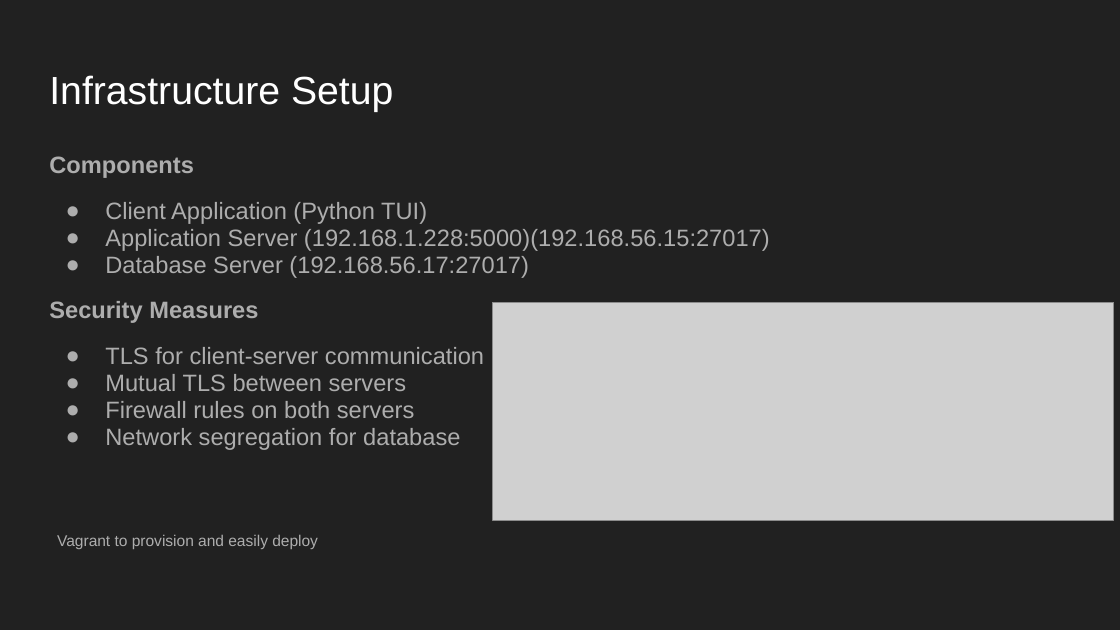
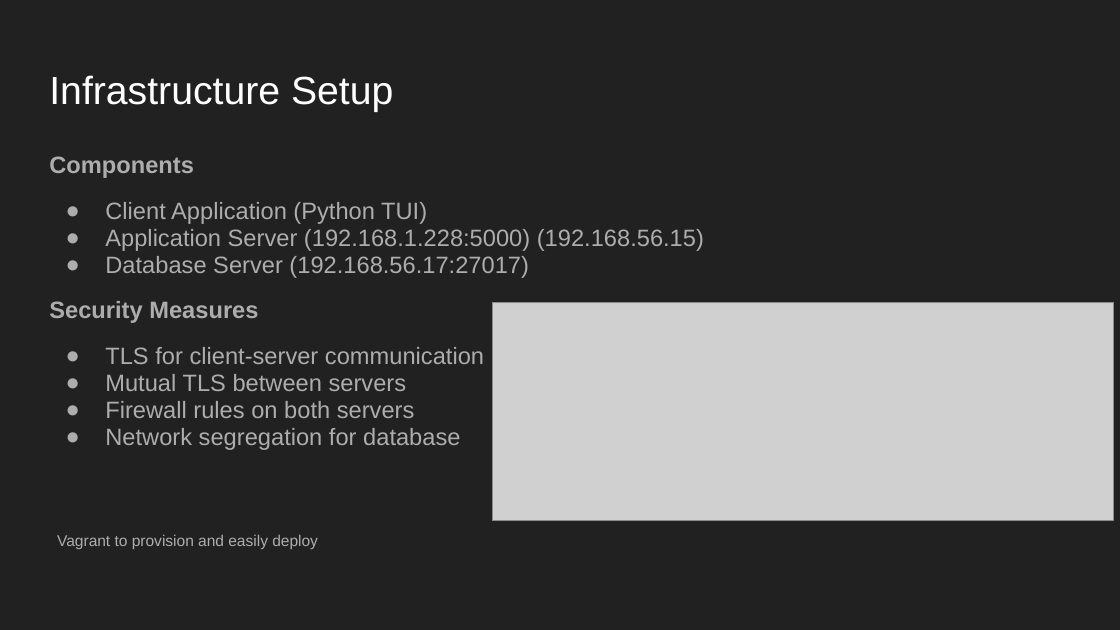
Before and after one commit to DuarteSJ/NoteIST, a slide deck: slide 4 of PRESENTATION.pptx (slide 6 before the commit). Drawn at 1120x630 pixels with LibreOffice and Linux fonts; fonts in the diff are those of the drawing; grey boxes stand for pictures. Boxes give left, top, right and bottom in pixels: in the first picture for what was removed or moved away, otherwise in the second. Text is boxed around its words. In the diff, an @@ line names an element or a change of style, - is before the commit and + after.

```diff
--- a/PRESENTATION.pptx
+++ b/PRESENTATION.pptx
@@ text at bbox=[105, 229, 704, 251]: text changed @@
-● Application Server (192.168.1.228:5000)(192.168.56.15:27017)
+● Application Server (192.168.1.228:5000) (192.168.56.15)
```
Also in this commit, not shown: 5 other slides changed, 2 slides added, 3 slides removed, 1 other file.
